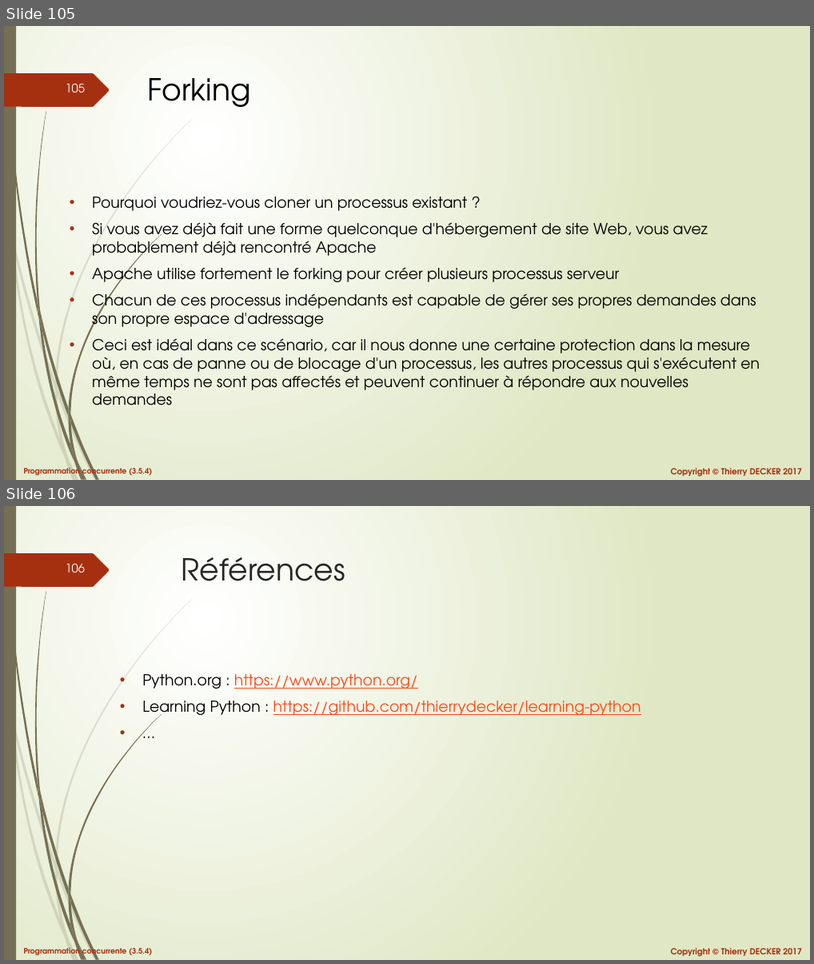
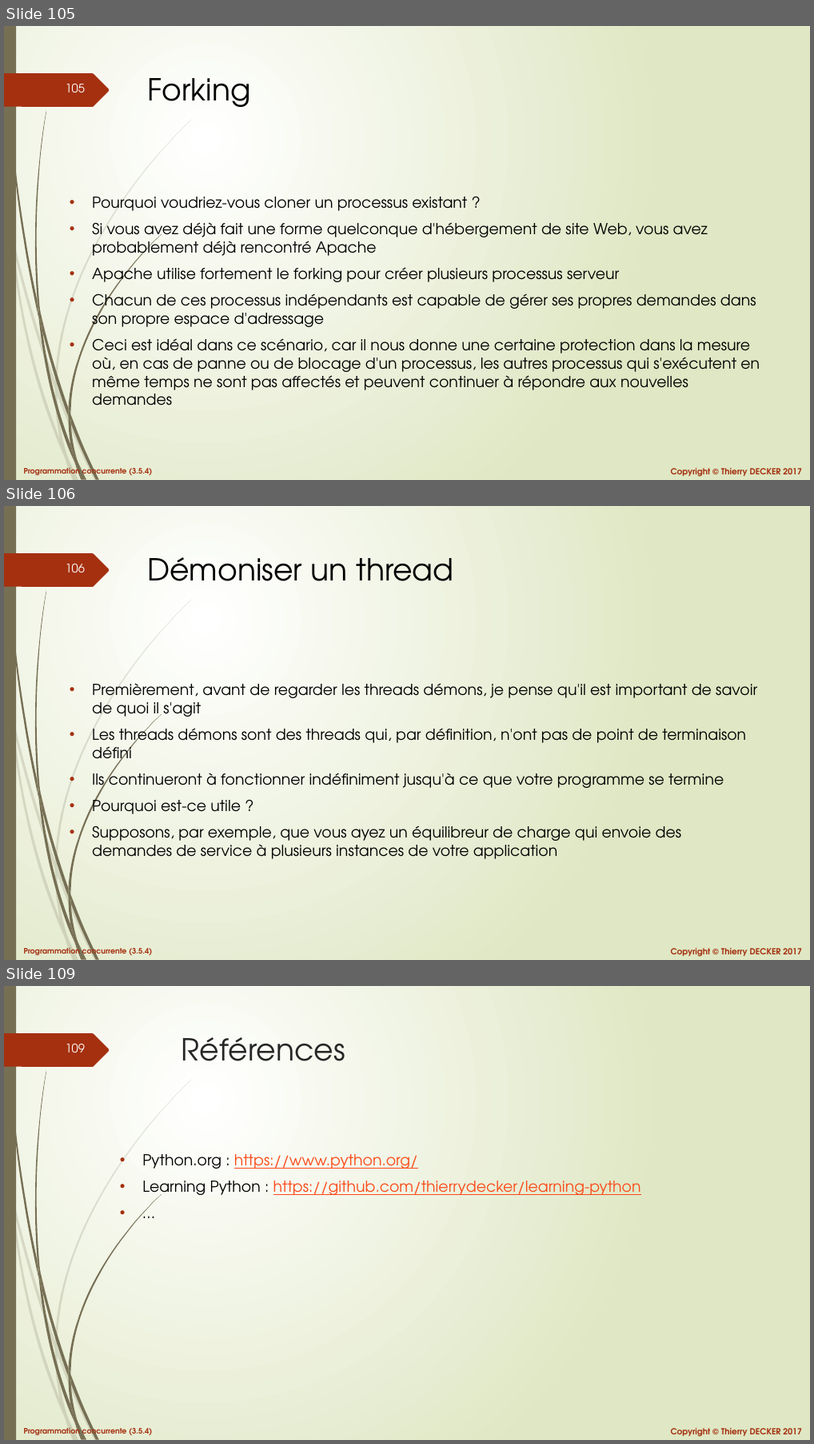
Before and after one commit to VikmanTheRacoon/learning-python, a slide deck: documentations/python-103.pptx. Shown one above the other, each under a label of ours: slides 105 and 106 before the commit, slides 105, 106 and 109 after it; the slides between them are not shown. The pictures are 814x964 and 814x1444 pixels, drawn with LibreOffice and Linux fonts; fonts in the diff are those of the drawing. Boxes give left, top, right and bottom in pixels: in the first picture for what was removed or moved away, otherwise in the second. Text is boxed around its words. In the diff, an @@ line names an element or a change of style, - is before the commit and + after.

```diff
--- a/documentations/python-103.pptx
+++ b/documentations/python-103.pptx
@@ slide 106 added at (4,506,810,960), background gradient #FFFFFF to #DFE8C4; not listed: 27 template elements that a slide beside it also shows @@
@@ title added at (147,557,454,581), 36 pt, text #000000 @@
+Démoniser un thread
@@ text added at (92,683,758,859), 18 pt, text #000000 @@
+• Premièrement, avant de regarder les threads démons, je pense qu'il est important de savoir de quoi il s'agit
+• Les threads démons sont des threads qui, par définition, n'ont pas de point de terminaison défini
+• Ils continueront à fonctionner indéfiniment jusqu'à ce que votre programme se termine
+• Pourquoi est-ce utile ?
+• Supposons, par exemple, que vous ayez un équilibreur de charge qui envoie des demandes de service à plusieurs instances de votre application
@@ what was slide 106 is now slide 109 @@
@@ page number at (66,1044,85,1052): text changed @@
-106
+109
```
Also in this commit, not shown: 2 other slides added, 1 other file.
